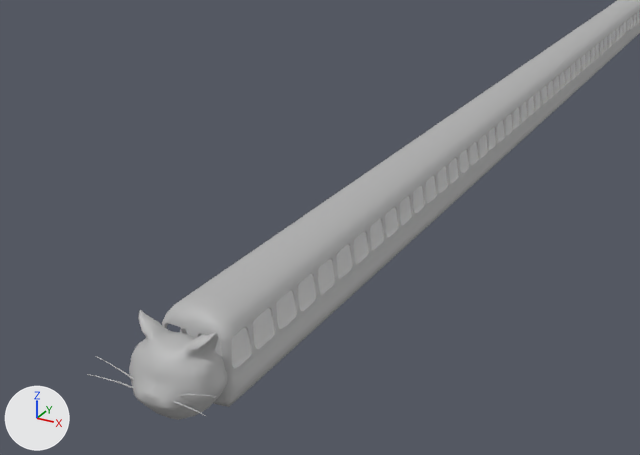
Before and after pictures for a commit that changed the FBX model Assets/Models/Snake_Catbus/LP_Snake_Catbus.fbx.
Rendered twice from a camera (50 mm lens) standing at (8.91, -11.43, 9.03) and looking at (2.01, 1.11, 2.76). Arrows for +X, +Y and +Z are at lower left; the lights stay in place. Where no turn or scale is listed for an object, it has been applied to the vertices.

The first picture shows 'LP_Body', 'LP_Head'.
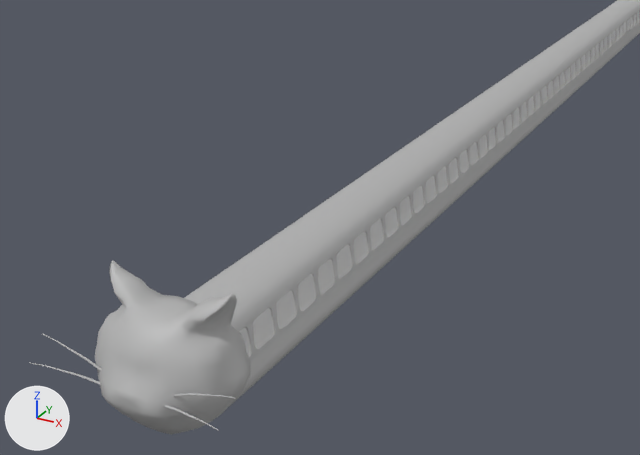
What differs and where, as boxes (x1, y1, x2, y2) in the pictures (640 x 455 px):
'LP_Head', moved, rescaled (62% wider, 58% taller): before (90, 310, 227, 420); after (29, 260, 251, 434)

The edits, one by one:
Object 'LP_Head' (ob_lp_head) moves from (-3.329, 22.15, 80.67) to (-3.329, 65.3, 107.2).
Object 'LP_Head' (ob_lp_head) is rescaled from (1.0, 1.0, 1.0) to (1.55, 1.55, 1.55).
